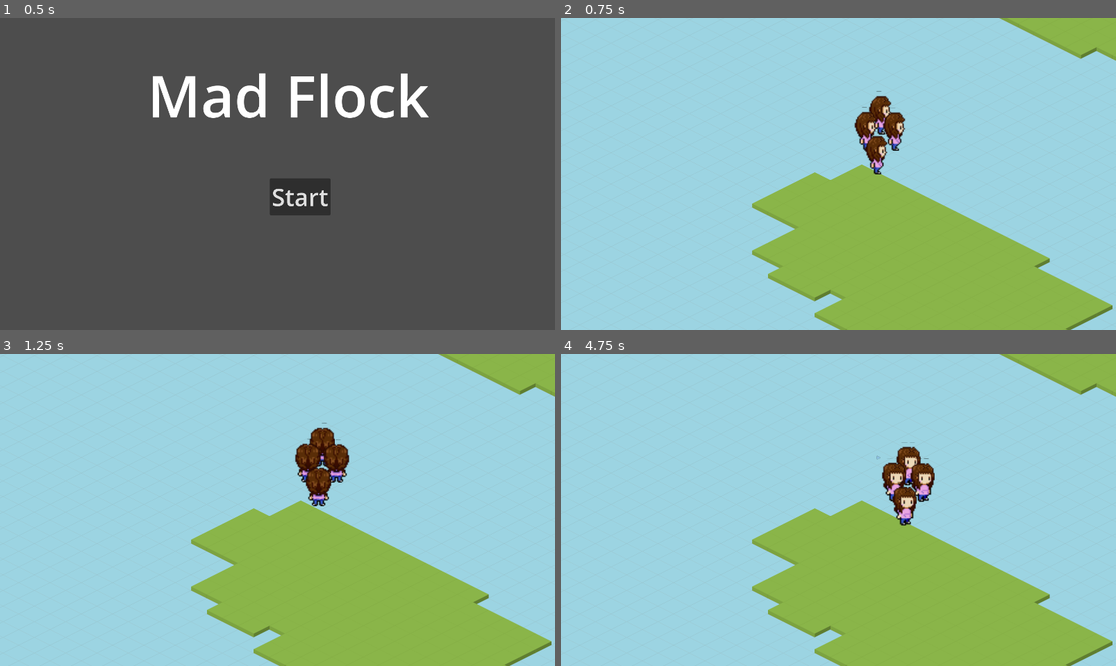
Above: before the commit, frames 1-4 (two rows, left to right).
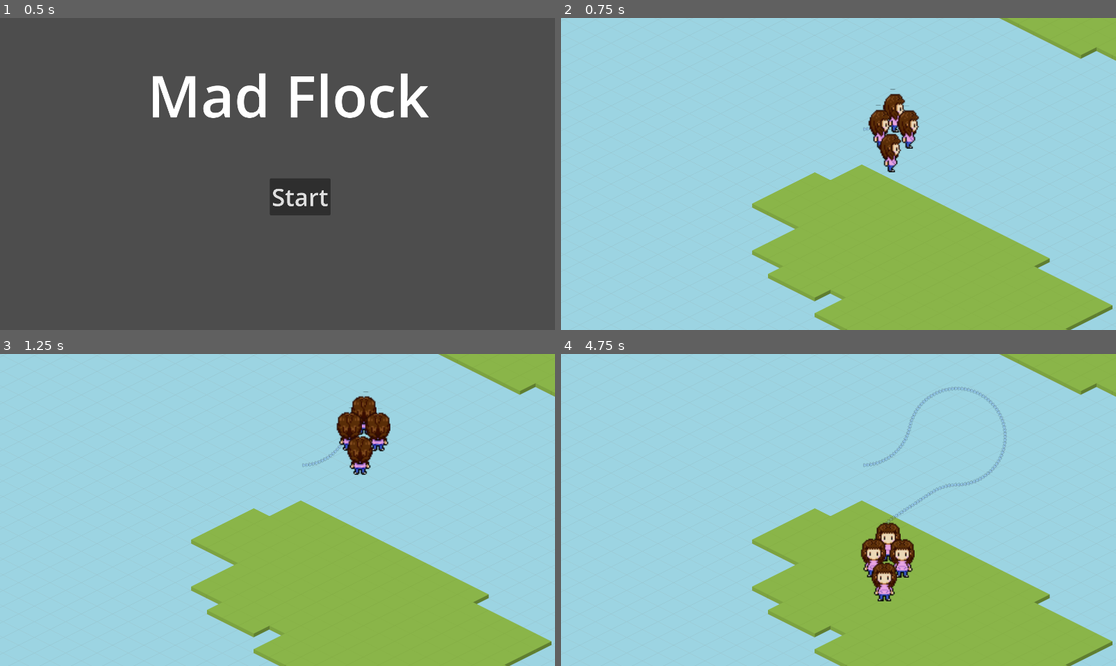
Above: after the commit, the same moments.

Repository: namatoj/nordicgamejam2024_seagull
Game: Godot game, scene res://scenes/title_screen.tscn
The game is run twice, just before and just after one commit, with the same random seed, the same clock (stepped at 60 frames per second) and the same inputs.
Inputs (mouse positions are in pixels of both pictures, inside the frame that each line leads up to):
- Up to frame 1 (0.5 s): no input
- Up to frame 2 (0.75 s): click "Start" at 0.5 s
- Up to frame 3 (1.25 s): no input
- Up to frame 4 (4.75 s): move the mouse to (960, 494) at 1.27 s; move the mouse to (727, 525) at 2.02 s; move the mouse to (894, 441) at 2.77 s; move the mouse to (810, 572) at 3.52 s; move the mouse to (1005, 556) at 4.27 s

Frame 1 is identical in both runs. In frame 2, 1.8% of the frame differs, in the area x 52-65%, y 22-51%; in frame 3, 3.1%; in frame 4, 3.4%, in the area x 53-81%, y 10-80%.

Commit message:
Add marker timeout

Diff:
--- a/entities/seagull/player_flock.gd
+++ b/entities/seagull/player_flock.gd
@@ -14,6 +14,8 @@
 var acc_rotation = 0.0
 
 var last_trail_marker_pos = Vector2.ZERO
+
+var trail_marker_positions = []
 
 
 
@@ -33,33 +35,48 @@
 
 	rotation_radians = map_radians_to_circle(rotate_toward(rotation_radians, angle_to_mouse, delta * rotation_speed))
 	acc_rotation += rotation_radians - old_rotation
-	if abs(acc_rotation) > 2 * PI:
-		print("loop happened")
-		acc_rotation = 0
+
+	#if abs(acc_rotation) > 2 * PI:
+		#print("loop happened")
+		#acc_rotation = 0
 
 	var velocity = Vector2.from_angle(rotation_radians) * speed
 	position += velocity * delta
 	update_seagulls()
 
 	if should_add_trail_marker():
-		pass
-		# Emit signal for level to act on!
+		place_marker.emit(position, rotation_radians)
+
+	if trail_is_intersecting():
+		print("Loop happened")
 
 func should_add_trail_marker():
-	if last_trail_marker_pos.distance_to(position) > 75:
+	if last_trail_marker_pos.distance_to(position) > 10:
 		last_trail_marker_pos = position
-		print("add marker")
-		place_marker.emit(position, rotation)
+		trail_marker_positions.push_back(position)
+		print(len(trail_marker_positions))
+		if len(trail_marker_positions) > trail_length:
+			trail_marker_positions.pop_front()
+
 		return true
 	return false
-
-
-
 
 func update_seagulls():
 	for seagull in seagulls.get_children():
 		seagull.look_towards(rotation_radians)
 
-
 func map_radians_to_circle(angle):
 	return fposmod(angle, 2 * PI)
+
+func trail_is_intersecting():
+	var segments = []
+	for i in len(trail_marker_positions) - 1:
+		segments.append(trail_marker_positions[i] - trail_marker_positions[i+1])
+
+	#for i in len(segments):
+		#for j in range(i, len(segments)):
+			## Don't check all combinations
+			## Return on the first "hit"
+			#pass
+
+	return false
--- a/entities/seagull/player_flock.tscn
+++ b/entities/seagull/player_flock.tscn
@@ -6,7 +6,7 @@
 [node name="Player Flock" type="Node2D"]
 z_index = 2
 script = ExtResource("1_brghv")
-speed = 50
+trail_length = 200
 metadata/_edit_group_ = true
 
 [node name="Seagulls" type="Node2D" parent="."]
--- /dev/null
+++ b/entities/trail_marker.gd
@@ -0,0 +1,5 @@
+extends Sprite2D
+
+
+func _on_timer_timeout():
+	queue_free()
--- a/entities/trail_marker.tscn
+++ b/entities/trail_marker.tscn
@@ -1,9 +1,18 @@
-[gd_scene load_steps=2 format=3 uid="uid://c6gs834oad1gs"]
+[gd_scene load_steps=3 format=3 uid="uid://c6gs834oad1gs"]
 
 [ext_resource type="Texture2D" uid="uid://c5ys8hjs8nkct" path="res://art/arrow_marker.png" id="1_tkinv"]
+[ext_resource type="Script" path="res://entities/trail_marker.gd" id="2_5ukev"]
 
 [node name="Trail Marker" type="Sprite2D"]
 modulate = Color(1, 1, 1, 0.215686)
 z_index = 1
 scale = Vector2(2, 2)
 texture = ExtResource("1_tkinv")
+script = ExtResource("2_5ukev")
+
+[node name="Timer" type="Timer" parent="."]
+wait_time = 6.0
+one_shot = true
+autostart = true
+
+[connection signal="timeout" from="Timer" to="." method="_on_timer_timeout"]
